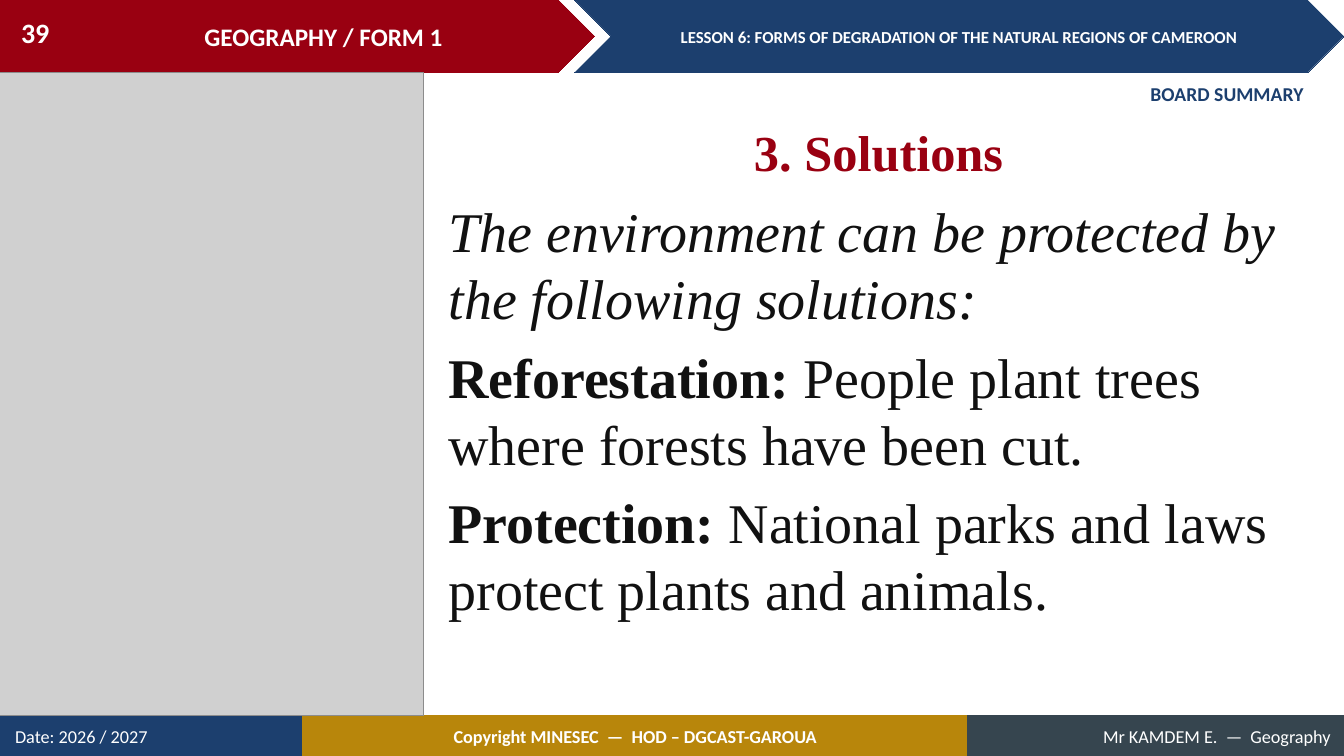
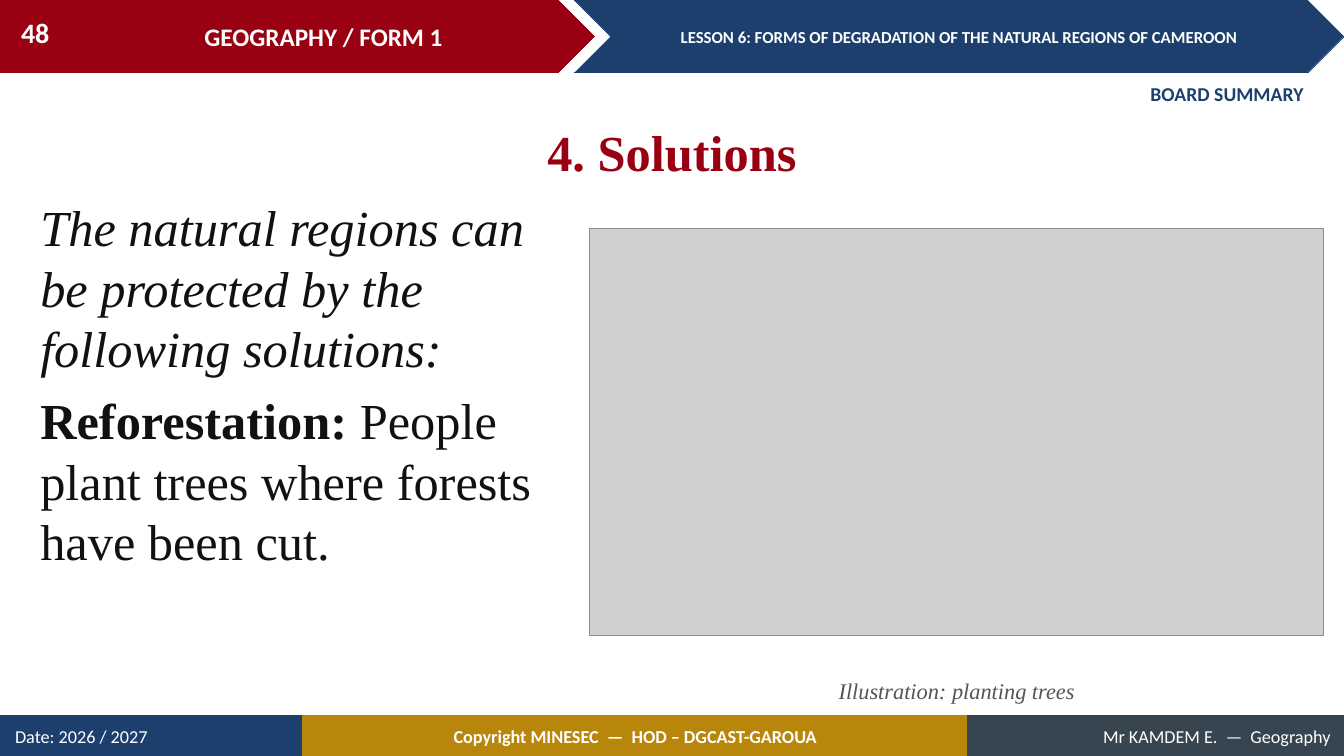
Before and after one commit to Berthautk/linea-github, a slide deck: slide 48 of lecons/F1/10_F1_M2_L06_Forms_of_Degradation_of_the_Natural_Regions_of_Cameroon.pptx (slide 39 before the commit). Drawn at 1344x756 pixels with LibreOffice and Linux fonts; fonts in the diff are those of the drawing; grey boxes stand for pictures. Boxes give left, top, right and bottom in pixels: in the first picture for what was removed or moved away, otherwise in the second. Text is boxed around its words. In the diff, an @@ line names an element or a change of style, - is before the commit and + after.

```diff
--- a/lecons/F1/10_F1_M2_L06_Forms_of_Degradation_of_the_Natural_Regions_of_Cameroon.pptx
+++ b/lecons/F1/10_F1_M2_L06_Forms_of_Degradation_of_the_Natural_Regions_of_Cameroon.pptx
@@ page number at (x1=21, y1=23, x2=49, y2=44): text changed @@
-39
+48
@@ picture removed at (x1=0, y1=73, x2=423, y2=716) @@
@@ text at (x1=547, y1=136, x2=797, y2=172): text changed @@
-3. Solutions
+4. Solutions
@@ text "The natural regions can be ..." moved from (x1=449, y1=213, x2=1275, y2=621) to (x1=40, y1=211, x2=531, y2=561) @@
@@ text at (x1=40, y1=211, x2=524, y2=378): text changed; size 40 to 36 pt @@
-The environment can be protected by the following solutions:
+The natural regions can be protected by the following solutions:
@@ picture added at (x1=590, y1=229, x2=1324, y2=636) @@
@@ text at (x1=40, y1=403, x2=531, y2=561): size 40 to 36 pt in "Reforestation: People plant trees where forests have ..." @@
@@ text at (x1=449, y1=504, x2=1267, y2=621): paragraph removed @@
-Protection: National parks and laws protect plants and animals.
@@ text added at (x1=839, y1=683, x2=1075, y2=704), 16 pt, text #555555, italic @@
+Illustration: planting trees
```
Also in this commit, not shown: 20 other slides changed, 13 slides added, 2 slides removed, 31 other files.
